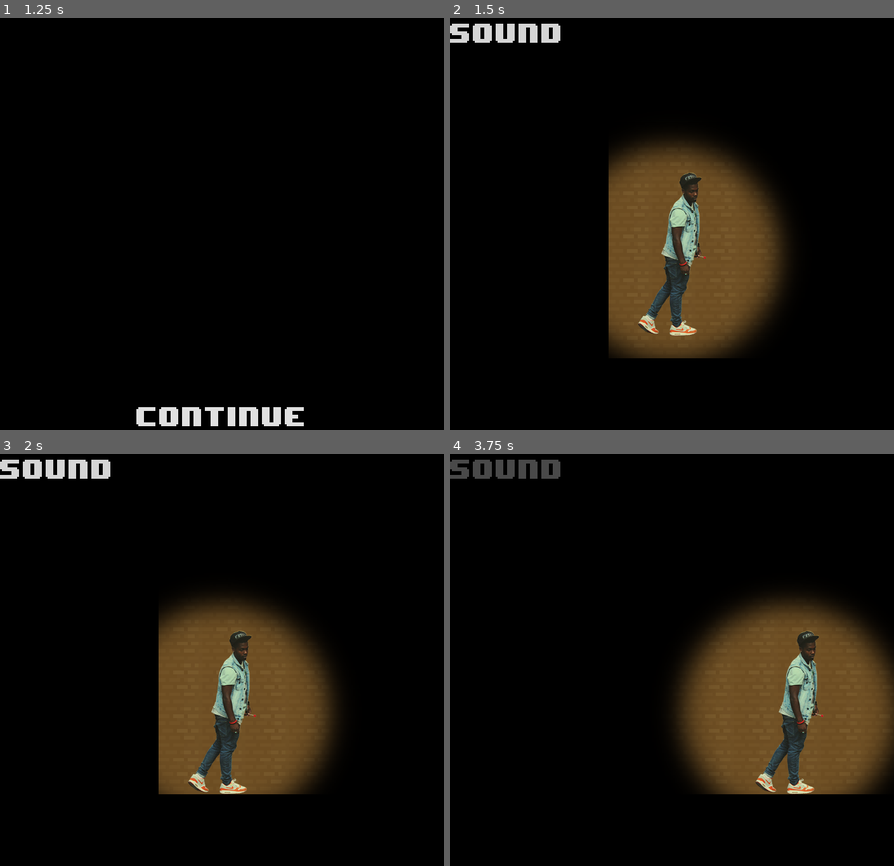
Above: before the commit, frames 1-4 (two rows, left to right).
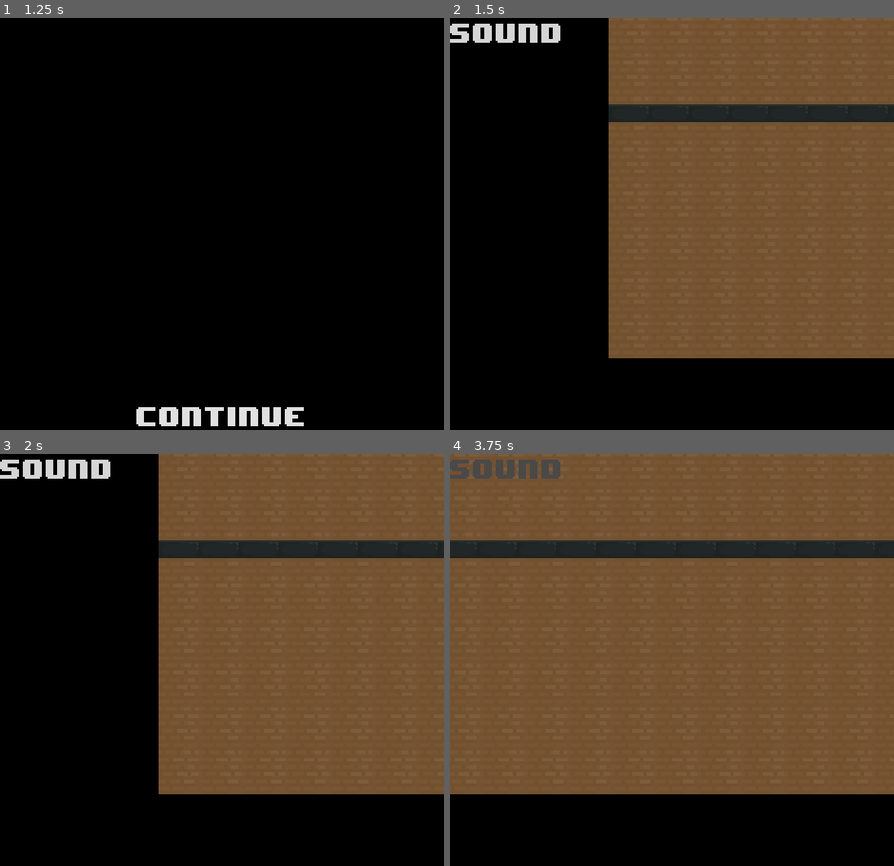
Above: after the commit, the same moments.

Repository: ljhs-games/egyptian-treasure
Game: Godot game, scene res://scenes/TitleScreen.tscn
Same seed, same stepped clock (60 frames per second), same inputs: the game is played once before the commit and once after it.
Inputs:
- Up to frame 1 (1.25 s): click "Start" at 0.5 s
- Up to frame 2 (1.5 s): click "Continue" at 1.25 s
- Up to frame 3 (2 s): no input
- Up to frame 4 (3.75 s): click "Sound" at 2 s; hold W (jump) 2.78-3.53 s; hold Right (ui_right) from 2.78 s (still down); tap W (jump) at 3.6 s

Frame 1 is identical in both runs. In frame 2, 42% of the frame differs, in the area x 35-100%, y 0-83%; in frame 3, 42%; in frame 4, 70%, in the area x 0-100%, y 0-83%.

Commit message:
Completely rework Player physics for RigidBody

Diff:
--- a/src/nodes/player/Player.gd
+++ b/src/nodes/player/Player.gd
@@ -1,4 +1,4 @@
-extends KinematicBody2D
+extends RigidBody2D
 
 enum ACTIONS { right, left }
 var cur_actions = { ACTIONS.right: 0, ACTIONS.left: 0 }
@@ -6,35 +6,22 @@
 export var move_acceleration = 30.0
 export var max_move_velocity = 450.0
 export var jump_velocity = 400.0
-export var move_drag = 50.0
-export var gravity = 16.8
 
-var on_floor = false
-var velocity = Vector2()
 var acceleration = Vector2()
 
 func _ready():
-	acceleration.y = gravity
 	set_physics_process(true)
 	set_process_input(true)
 
 func _physics_process(delta):
 	acceleration.x = (cur_actions[ACTIONS.right] + cur_actions[ACTIONS.left]) * move_acceleration
-	velocity += acceleration
-	velocity.x = clamp(velocity.x, -max_move_velocity, max_move_velocity)
-	if (cur_actions[ACTIONS.right] == 0) && (cur_actions[ACTIONS.left] == 0):
-		velocity.x += bring_to_zero(velocity.x, move_drag)
-	if(is_on_wall()):
-		velocity.x = 0
-	if(is_on_floor()):
-		velocity.y = 0
-	print(is_on_floor())
-	move_and_slide(velocity, Vector2(0, -1))
+	linear_velocity += acceleration
+	linear_velocity.x = clamp(linear_velocity.x, -max_move_velocity, max_move_velocity)
 
 func jump():
 	if($RayCast2D.is_colliding()):
 		#print(velocity.y)
-		velocity.y = -jump_velocity
+		linear_velocity.y = -jump_velocity
 		#print(velocity.y)
 
 func _input(event):
--- a/src/nodes/player/Player.tscn
+++ b/src/nodes/player/Player.tscn
@@ -4,24 +4,35 @@
 [ext_resource path="res://nodes/player/player-placeholder.png" type="Texture" id=2]
 [ext_resource path="res://nodes/player/light-mask.png" type="Texture" id=3]
 
-[sub_resource type="CapsuleShape2D" id=1]
+[sub_resource type="RectangleShape2D" id=1]
 
 custom_solver_bias = 0.0
-radius = 20.0
-height = 140.0
+extents = Vector2( 10, 90 )
 
-[node name="Player" type="KinematicBody2D"]
+[node name="Player" type="RigidBody2D"]
 
 input_pickable = false
 collision_layer = 1
 collision_mask = 1
-collision/safe_margin = 0.08
+mode = 2
+mass = 1.0
+friction = 1.0
+bounce = 0.0
+gravity_scale = 1.0
+custom_integrator = false
+continuous_cd = 0
+contacts_reported = 0
+contact_monitor = false
+sleeping = false
+can_sleep = true
+linear_velocity = Vector2( 0, 0 )
+linear_damp = -1.0
+angular_velocity = 0.0
+angular_damp = -1.0
 script = ExtResource( 1 )
 move_acceleration = 30.0
 max_move_velocity = 450.0
 jump_velocity = 400.0
-move_drag = 50.0
-gravity = 16.8
 
 [node name="Sprite" type="Sprite" parent="." index="0"]
 
--- a/src/scenes/Game.tscn
+++ b/src/scenes/Game.tscn
@@ -6,8 +6,7 @@
 [ext_resource path="res://nodes/boundary/Boundary.tscn" type="PackedScene" id=4]
 [ext_resource path="res://nodes/background-music/BackgroundMusicPlayer.tscn" type="PackedScene" id=5]
 [ext_resource path="res://nodes/player/Player.tscn" type="PackedScene" id=6]
-[ext_resource path="res://nodes/player/Player.gd" type="Script" id=7]
-[ext_resource path="res://nodes/sound-button/SoundButton.tscn" type="PackedScene" id=8]
+[ext_resource path="res://nodes/sound-button/SoundButton.tscn" type="PackedScene" id=7]
 
 [sub_resource type="StyleBoxEmpty" id=1]
 
@@ -87,19 +86,11 @@
 
 [node name="BackgroundMusicPlayer" parent="Background" index="7" instance=ExtResource( 5 )]
 
-[node name="Player" type="KinematicBody2D" parent="." index="1" instance=ExtResource( 6 )]
+[node name="Player" parent="." index="1" instance=ExtResource( 6 )]
 
+visible = false
 position = Vector2( 70, 570 )
-input_pickable = false
-collision_layer = 1
-collision_mask = 1
-collision/safe_margin = 0.08
-script = ExtResource( 7 )
-move_acceleration = 30.0
-max_move_velocity = 450.0
-jump_velocity = 400.0
-move_drag = 50.0
-gravity = 16.8
+gravity_scale = 10.0
 
 [node name="UI" type="CanvasLayer" parent="." index="2"]
 
Not shown: 2 places in src/scenes/Game.tscn that only renumber resources
